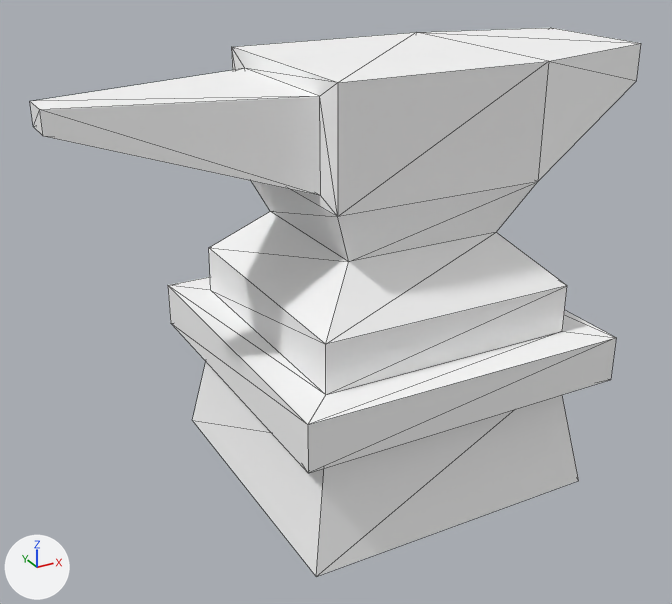
The glTF model assets/synty/simple_fantasy/models/SF_Prop_Anvil_01.glb: old version first, new version second.
Camera for both pictures: a 50 mm camera at (-0.0141, -0.0245, 0.0184) aimed at (-0.0007, 0.0, 0.0061). Arrows for +X, +Y and +Z are at lower left; the lights stay in place. Mesh edges are drawn as thin lines.

Objects in the first picture: 'SF_Prop_Anvil_01'.
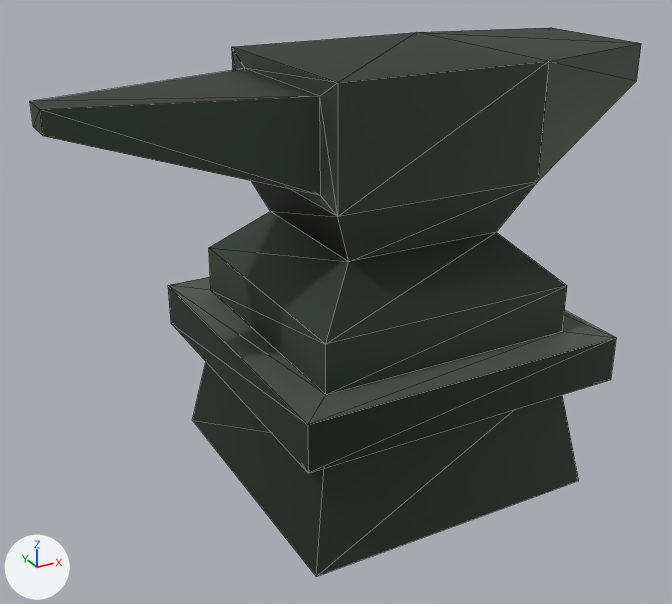
Boxes [x1, y1, x2, y2] around the edits, measured in the pictures (672 x 604 px):
```json
{"object": "SF_Prop_Anvil_01", "change": "surface changed", "before": [30, 28, 641, 576], "after": [30, 28, 641, 576], "on screen": "white to black"}
```

Scene script edits in JSON lines:
```json
{"op": "add", "block": "img_undead_footman_01", "code": ["img_undead_footman_01 = load_image('Undead_Footman_01', '_unpacked/Undead_Footman_01', 512, 512, 'sRGB')"]}
{"op": "remove", "block": "mat_lambert1", "code": "mat_lambert1.base_color = (1.0, 1.0, 1.0)  # white #ffffff"}
{"op": "add", "block": "mat_lambert1", "code": "mat_lambert1.texture = img_undead_footman_01"}
```
